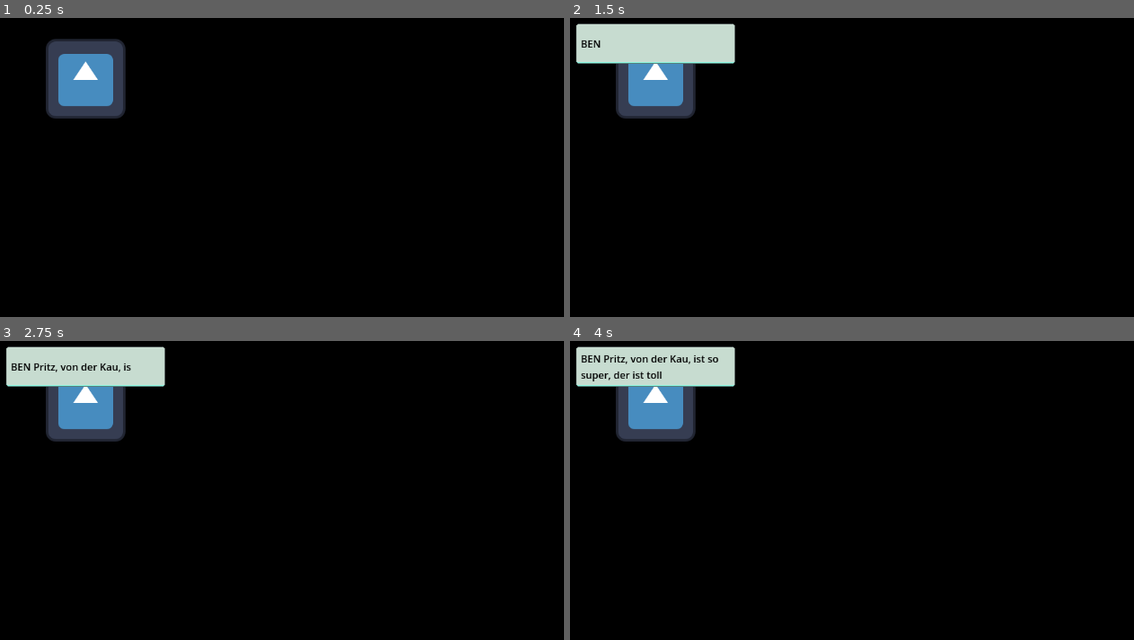
Above: before the commit, frames 1-4 (two rows, left to right).
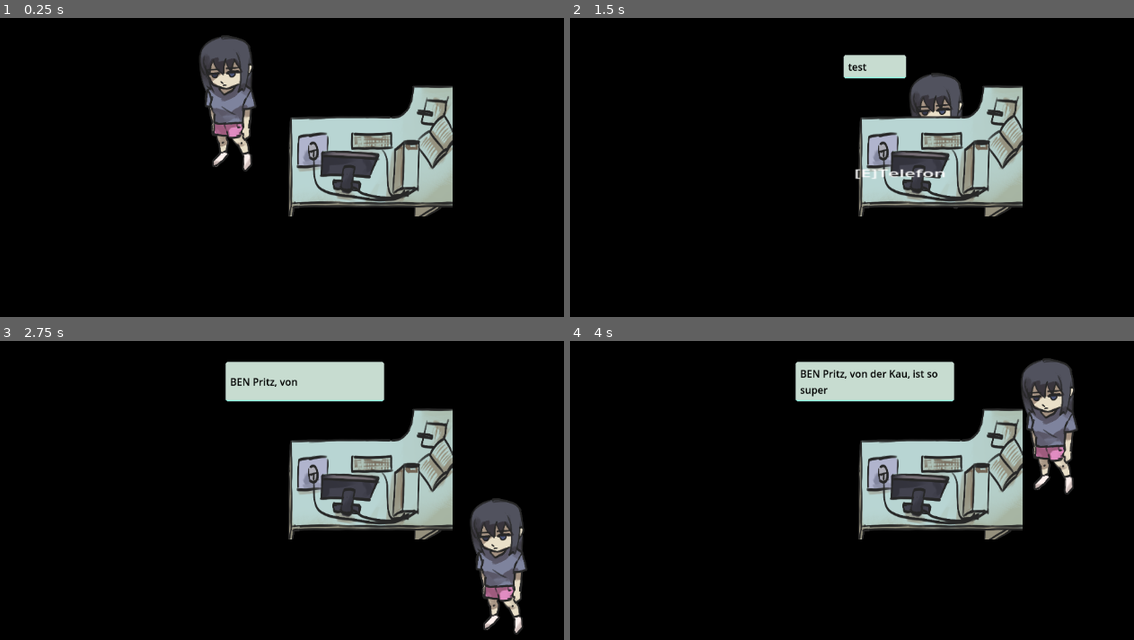
Above: after the commit, the same moments.

Repository: rschlegeTH/EPWS2526PritzkauSchlegel
Game: Godot game, scene res://test/phone_test.tscn
The game is run twice, just before and just after one commit, with the same random seed, the same clock (stepped at 60 frames per second) and the same inputs. This scene is started directly instead of the project's main scene. The engine's default icon, where the game draws it, is replaced by a stand-in: a white triangle on a blue panel in a dark square.
Inputs (mouse positions are in pixels of both pictures, inside the frame that each line leads up to):
- Up to frame 1 (0.25 s): no input
- Up to frame 2 (1.5 s): tap Enter at 0.5 s; move the mouse to (930, 116) at 0.52 s; hold Right (ui_right) 0.53-1.28 s; hold E (interact) 0.53-1.28 s; move the mouse to (632, 155) at 1.27 s; hold Down (ui_down) from 1.28 s (still down); tap E (interact) at 1.35 s
- Up to frame 3 (2.75 s): move the mouse to (276, 370) at 2.02 s; release Down (ui_down) at 2.03 s; hold Right (ui_right) from 2.03 s (still down); hold E (interact) from 2.03 s (still down)
- Up to frame 4 (4 s): move the mouse to (739, 538) at 2.77 s; release Right (ui_right) at 2.78 s; release E (interact) at 2.78 s; hold Up (ui_up) 2.78-3.53 s; tap E (interact) at 2.85 s; move the mouse to (993, 520) at 3.52 s; hold Left (ui_left) from 3.53 s (still down); hold E (interact) from 3.53 s (still down)

The runs differ from the first frame. In frame 1, 17% of the frame differs, in the area x 8-81%, y 5-67%; in frame 2, 18%; in frame 3, 23%, in the area x 1-94%, y 1-99%; in frame 4, 23%.

Commit message:
Telefon Node

Diff:
--- a/Development/new-game-project/scritps/Dialog/text_box.tscn
+++ b/Development/new-game-project/scritps/Dialog/text_box.tscn
@@ -4,6 +4,7 @@
 [ext_resource type="Texture2D" uid="uid://cffw55jiret7v" path="res://scritps/Dialog/text_box_sprite.png" id="2_7o2b1"]
 
 [node name="TextBox" type="MarginContainer"]
+z_index = 20
 offset_right = 32.0
 offset_bottom = 32.0
 script = ExtResource("1_dyvvj")
--- /dev/null
+++ b/Development/new-game-project/scritps/Telefon/telefon.tscn
@@ -0,0 +1,52 @@
+[gd_scene load_steps=5 format=3 uid="uid://c7phnqg17lak8"]
+
+[ext_resource type="Script" uid="uid://dfhcgjmjjamxh" path="res://scritps/Telefon/telefon_interaction_ui.gd" id="1_qinj5"]
+[ext_resource type="Texture2D" uid="uid://5iov6xsisf4s" path="res://Sprites/Desk.png" id="2_5gr4t"]
+
+[sub_resource type="RectangleShape2D" id="RectangleShape2D_qhs0p"]
+size = Vector2(33.115784, 166.57889)
+
+[sub_resource type="RectangleShape2D" id="RectangleShape2D_imd0l"]
+size = Vector2(68.098526, 202.34886)
+
+[node name="Telefon" type="Node2D"]
+z_index = 2
+script = ExtResource("1_qinj5")
+
+[node name="Arbeitsplatz2" type="StaticBody2D" parent="."]
+z_index = 2
+position = Vector2(8.000004, 24)
+scale = Vector2(0.35243058, 0.19328707)
+
+[node name="Arbeitsplatz" type="Sprite2D" parent="Arbeitsplatz2"]
+position = Vector2(-80.31754, -266.73047)
+scale = Vector2(0.25576904, 0.61317366)
+texture = ExtResource("2_5gr4t")
+
+[node name="CollisionShape2D2" type="CollisionShape2D" parent="Arbeitsplatz2"]
+position = Vector2(84.72058, -18.906158)
+scale = Vector2(0.9999999, 0.9999997)
+shape = SubResource("RectangleShape2D_qhs0p")
+
+[node name="Area2D" type="Area2D" parent="Arbeitsplatz2"]
+
+[node name="CollisionShape2D" type="CollisionShape2D" parent="Arbeitsplatz2/Area2D"]
+position = Vector2(21.438416, -36.79123)
+scale = Vector2(0.9999999, 0.99999994)
+shape = SubResource("RectangleShape2D_imd0l")
+
+[node name="TelefonInteractionUI" type="RichTextLabel" parent="Arbeitsplatz2/Area2D"]
+visible = false
+z_index = 20
+offset_left = -64.63054
+offset_top = -69.493004
+offset_right = 63.684723
+offset_bottom = 64.38323
+mouse_filter = 1
+bbcode_enabled = true
+text = "[E]Telefon"
+horizontal_alignment = 1
+vertical_alignment = 1
+
+[connection signal="body_entered" from="Arbeitsplatz2/Area2D" to="." method="_on_area_2d_body_entered"]
+[connection signal="body_exited" from="Arbeitsplatz2/Area2D" to="." method="_on_area_2d_body_exited"]
--- /dev/null
+++ b/Development/new-game-project/scritps/Telefon/telefon_interaction_ui.gd
@@ -0,0 +1,25 @@
+extends Node2D
+
+var playerInArea: bool = false
+var callAvailable: bool = false
+@onready var ui = $"Arbeitsplatz2/Area2D/TelefonInteractionUI"
+
+## Eine Array-Zelle beschreibt eine Textbox.
+@export_multiline var lines: Array[String] = [
+	"test 1asd",
+	"BEN Pritz, von der Kau, ist so super, der ist toll.",
+	"test 3",
+]
+func _unhandled_input(event: InputEvent) -> void:
+	if event.is_action_pressed("interact") && !DialogManager.is_dialog_active && playerInArea:
+		DialogManager.start_dialog((global_position), lines)
+
+
+func _on_area_2d_body_entered(_body: Node2D) -> void:
+	playerInArea = true
+	ui.show()
+
+
+func _on_area_2d_body_exited(_body: Node2D) -> void:
+	playerInArea = false
+	ui.hide()
--- a/Development/new-game-project/test/phone_test.tscn
+++ b/Development/new-game-project/test/phone_test.tscn
@@ -1,11 +1,68 @@
-[gd_scene load_steps=3 format=3 uid="uid://bjmuqwhhx3ur5"]
+[gd_scene load_steps=9 format=3 uid="uid://bjmuqwhhx3ur5"]
 
-[ext_resource type="Texture2D" uid="uid://dfb6o1eo4e23j" path="res://icon.svg" id="1_qkltm"]
-[ext_resource type="Script" uid="uid://dvymfu68u83wn" path="res://test/phone_test.gd" id="2_vnpuj"]
+[ext_resource type="Script" uid="uid://c3u4rhc6jvxw6" path="res://test/player_test.gd" id="1_x8jxf"]
+[ext_resource type="Texture2D" uid="uid://depgagjm8os56" path="res://Sprites/Character basic.png" id="2_5pael"]
+[ext_resource type="Texture2D" uid="uid://eaeh3rkamvkk" path="res://Sprites/Character stressed.png" id="3_vua62"]
+[ext_resource type="Texture2D" uid="uid://bs4uyupiam6vi" path="res://Sprites/Character tired.png" id="4_loi41"]
+[ext_resource type="Texture2D" uid="uid://drj1chx1mxfhc" path="res://Sprites/Character tired and stressed.png" id="5_rerhy"]
+[ext_resource type="PackedScene" uid="uid://c7phnqg17lak8" path="res://scritps/Telefon/telefon.tscn" id="6_8qahm"]
+
+[sub_resource type="CircleShape2D" id="CircleShape2D_th2b1"]
+radius = 65.192024
+
+[sub_resource type="SpriteFrames" id="SpriteFrames_lwqwd"]
+animations = [{
+"frames": [{
+"duration": 1.0,
+"texture": ExtResource("2_5pael")
+}],
+"loop": true,
+"name": &"default",
+"speed": 5.0
+}, {
+"frames": [{
+"duration": 1.0,
+"texture": ExtResource("3_vua62")
+}],
+"loop": true,
+"name": &"stressed",
+"speed": 5.0
+}, {
+"frames": [{
+"duration": 1.0,
+"texture": ExtResource("4_loi41")
+}],
+"loop": true,
+"name": &"tired",
+"speed": 5.0
+}, {
+"frames": [{
+"duration": 1.0,
+"texture": ExtResource("5_rerhy")
+}],
+"loop": true,
+"name": &"tired and stressed",
+"speed": 5.0
+}]
 
 [node name="phone_test" type="Node2D"]
 
-[node name="phone" type="Sprite2D" parent="."]
-position = Vector2(384, 232)
-texture = ExtResource("1_qkltm")
-script = ExtResource("2_vnpuj")
+[node name="Player" type="CharacterBody2D" parent="."]
+z_index = 1
+position = Vector2(616, 328)
+script = ExtResource("1_x8jxf")
+
+[node name="CollisionShape2D" type="CollisionShape2D" parent="Player"]
+position = Vector2(0, 16.29)
+scale = Vector2(0.725, 0.725)
+shape = SubResource("CircleShape2D_th2b1")
+
+[node name="AnimatedSprite2D" type="AnimatedSprite2D" parent="Player"]
+position = Vector2(0, -60.095)
+scale = Vector2(0.349, 0.298)
+sprite_frames = SubResource("SpriteFrames_lwqwd")
+autoplay = "default"
+
+[node name="Telefon" parent="." instance=ExtResource("6_8qahm")]
+position = Vector2(736, 256)
+scale = Vector2(5.415, 5.415)
--- /dev/null
+++ b/Development/new-game-project/test/player_test.gd
@@ -0,0 +1,29 @@
+extends CharacterBody2D
+
+
+const SPEED = 300.0
+const JUMP_VELOCITY = -400.0
+@onready var anim := $AnimatedSprite2D
+#@onready var vMan := %"Variablen-Manager"
+
+func _process(_delta: float) -> void:
+	anim.play("default")
+func _physics_process(_delta: float) -> void:
+	# Add the gravity.
+
+
+
+	# Get the input direction and handle the movement/deceleration.
+	# As good practice, you should replace UI actions with custom gameplay actions.
+	var direction := Input.get_axis("ui_left", "ui_right")
+	if direction:
+		velocity.x = direction * SPEED
+	else:
+		velocity.x = move_toward(velocity.x, 0, SPEED)
+	var vertDirection := Input.get_axis("ui_up", "ui_down")
+	if vertDirection:
+		velocity.y = vertDirection * SPEED
+	else:
+		velocity.y = move_toward(velocity.y, 0, SPEED)
+
+	move_and_slide()
Not shown, added: Development/new-game-project/scritps/Telefon/telefon_interaction_ui.gd.uid
Not shown, added: Development/new-game-project/test/player_test.gd.uid
